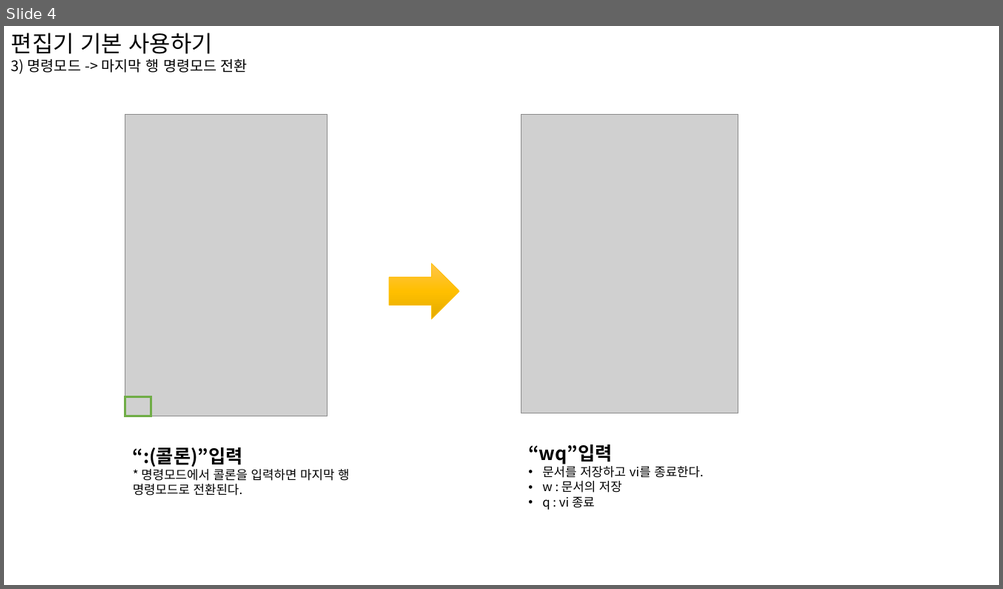
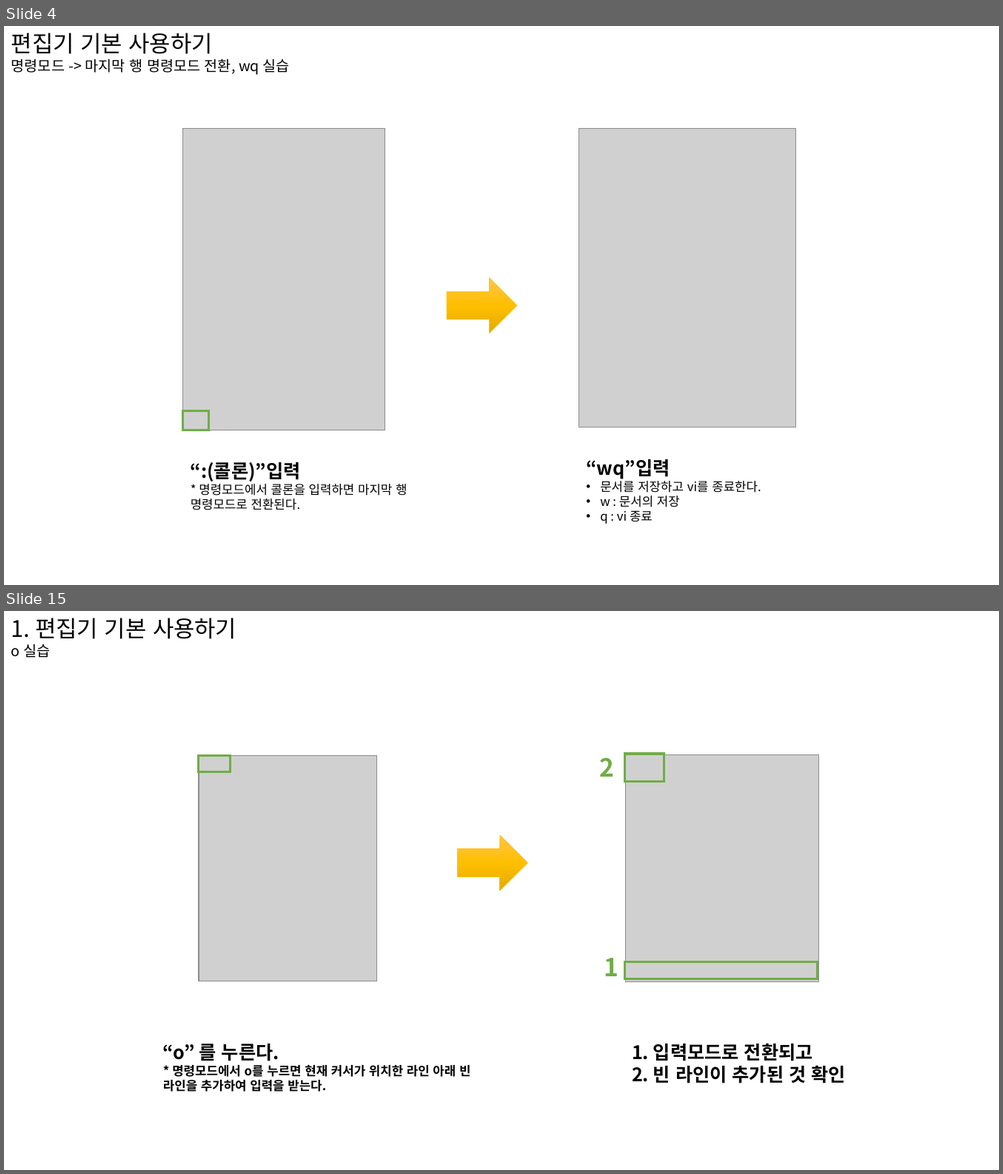
Before and after one commit to limmiseon/Linux, a slide deck: 리눅스 6강.pptx. Shown one above the other, each under a label of ours: slide 4 before the commit, slides 4 and 15 after it; the slides between them are not shown. The pictures are 1003x589 and 1003x1174 pixels, drawn with LibreOffice and Linux fonts; fonts in the diff are those of the drawing; grey boxes stand for pictures. Boxes give left, top, right and bottom in pixels: in the first picture for what was removed or moved away, otherwise in the second. Text is boxed around its words. In the diff, an @@ line names an element or a change of style, - is before the commit and + after.

```diff
--- a/리눅스 6강.pptx
+++ b/리눅스 6강.pptx
@@ slide 15 added at box(4, 611, 999, 1170), background #FFFFFF @@
@@ text added at box(11, 618, 236, 658), 22 pt, text #000000 @@
+1. 편집기 기본 사용하기
+o 실습
@@ picture added at box(199, 756, 377, 981) @@
@@ rectangle added at box(199, 756, 230, 772), outline #70AD47 2.25 pt @@
@@ text added at box(600, 758, 614, 777), 24 pt, text #70AD47, bold @@
+2
@@ picture added at box(625, 755, 818, 982) @@
@@ rectangle added at box(625, 754, 664, 781), outline #70AD47 2.25 pt @@
@@ right arrow added at box(458, 835, 528, 891), fill gradient #FFC64B to #FFC000 to #E3AB00, outline #FFC000 0.5 pt @@
@@ text added at box(603, 958, 618, 977), 24 pt, text #70AD47, bold @@
+1
@@ rectangle added at box(625, 963, 817, 980), outline #70AD47 2.25 pt @@
@@ text added at box(163, 1041, 470, 1092), 12 pt, text #000000, bold @@
+“o” 를 누른다.
+* 명령모드에서 o를 누르면 현재 커서가 위치한 라인 아래 빈 라인을 추가하여 입력을 받는다.
@@ text added at box(632, 1043, 845, 1084), 18 pt, text #000000, bold @@
+1. 입력모드로 전환되고
+2. 빈 라인이 추가된 것 확인
@@ slide 4 changed as well @@
@@ text at box(11, 59, 289, 75): text changed @@
-3) 명령모드 -> 마지막 행 명령모드 전환
+명령모드 -> 마지막 행 명령모드 전환, wq 실습
@@ picture: place and size @@
-picture at box(521, 114, 738, 413)
+picture at box(578, 129, 796, 428)
@@ right arrow at box(447, 278, 517, 333): proportions changed @@
@@ 1 picture, 1 text, 1 right arrow, 1 rectangle: place and size @@
-1 picture, 1 text, 1 right arrow, 1 rectangle at box(125, 114, 459, 496)
+1 picture, 1 text, 1 right arrow, 1 rectangle at box(183, 129, 517, 511)
@@ text "“wq”입력": place and size @@
-text "“wq”입력" at box(528, 445, 703, 510)
+text "“wq”입력" at box(586, 460, 761, 524)
```
Also in this commit, not shown: 3 other slides changed, 34 other slides added, 22 slides removed.
